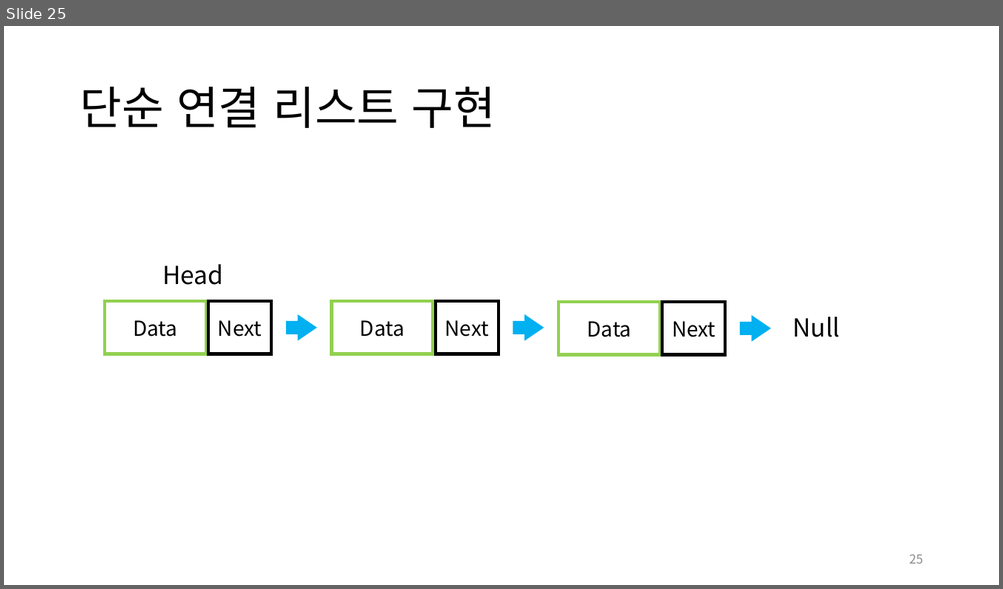
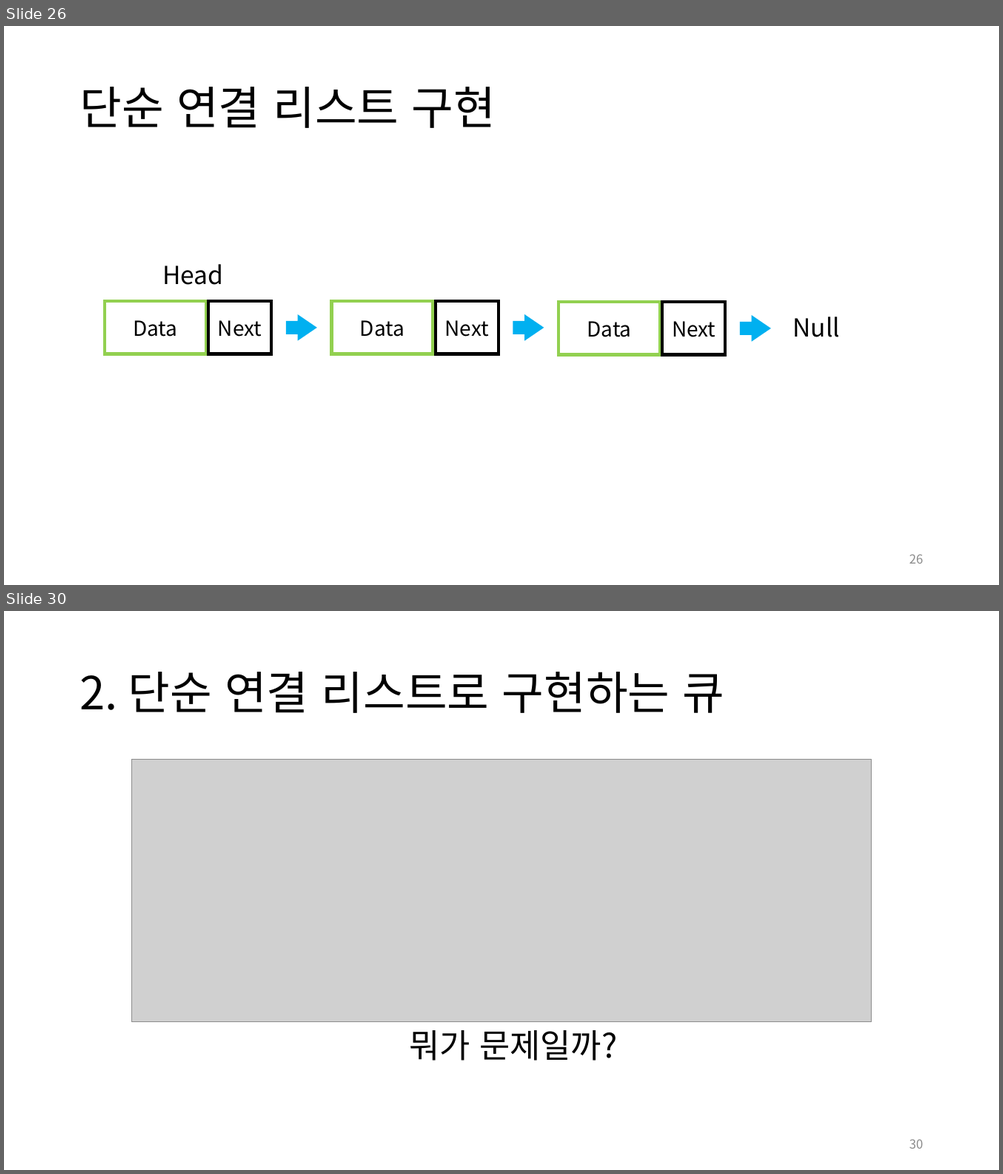
Before and after one commit to jm-kor-00/Seed_23-2nd, a slide deck: 1st/2학기_씨앗_1회.pptx. Shown one above the other, each under a label of ours: slide 25 before the commit, slides 26 and 30 after it; the slides between them are not shown. The pictures are 1003x589 and 1003x1174 pixels, drawn with LibreOffice and Linux fonts; fonts in the diff are those of the drawing; grey boxes stand for pictures. Boxes give left, top, right and bottom in pixels: in the first picture for what was removed or moved away, otherwise in the second. Text is boxed around its words. In the diff, an @@ line names an element or a change of style, - is before the commit and + after.

```diff
--- a/1st/2학기_씨앗_1회.pptx
+++ b/1st/2학기_씨앗_1회.pptx
@@ slide 30 added at [4,611,999,1170], background #FFFFFF @@
@@ title added at [79,672,725,713], 44 pt, text #000000 @@
+2. 단순 연결 리스트로 구현하는 큐
@@ picture added at [131,760,871,1022] @@
@@ text added at [409,1031,617,1061], 32 pt, text #000000 @@
+뭐가 문제일까?
@@ page number added at [909,1139,923,1149], 12 pt, text #8C8C8C @@
+30
@@ what was slide 25 is now slide 26 @@
@@ page number at [909,554,923,564]: text changed @@
-25
+26
```
Also in this commit, not shown: 4 slides changed, 8 other slides added, 2 other files.
